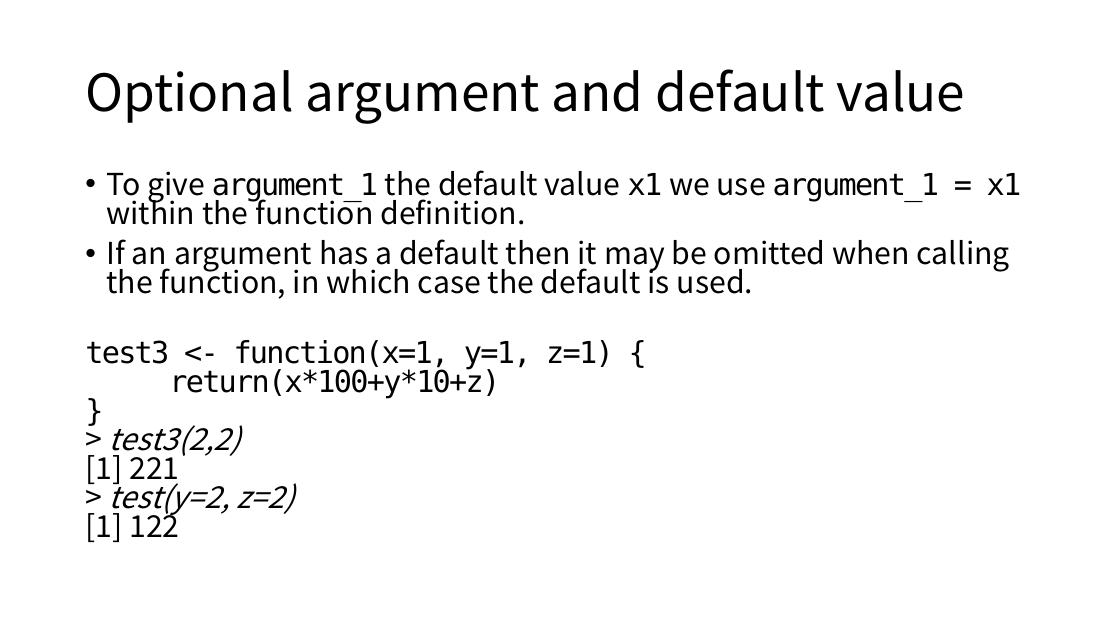
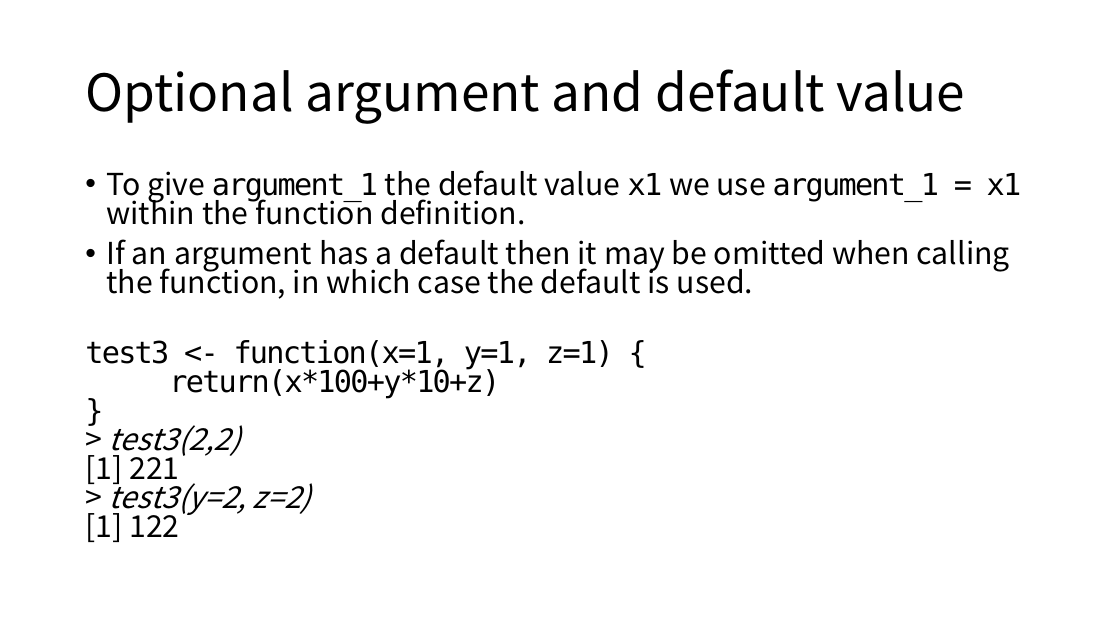
Before and after one commit to ksublee/SSuR, a slide deck: slide 11 of ppt/4.Programming with functions.pptx. Drawn at 1120x630 pixels with LibreOffice and Linux fonts; fonts in the diff are those of the drawing. Boxes give left, top, right and bottom in pixels: in the first picture for what was removed or moved away, otherwise in the second. Text is boxed around its words. In the diff, an @@ line names an element or a change of style, - is before the commit and + after.

```diff
--- a/ppt/4.Programming with functions.pptx
+++ b/ppt/4.Programming with functions.pptx
@@ text at (85,340,614,542): text changed @@
-test3 <- function(x=1, y=1, z=1) {
-return(x*100+y*10+z)
-}
-> test3(2,2)
-[1] 221
-> test(y=2, z=2)
-[1] 122
+test3 <- function(x=1, y=1, z=1) {
+return(x*100+y*10+z)
+}
+> test3(2,2)
+[1] 221
+> test3(y=2, z=2)
+[1] 122
```
Also in this commit, not shown: 1 other slide changed, 22 other files.
